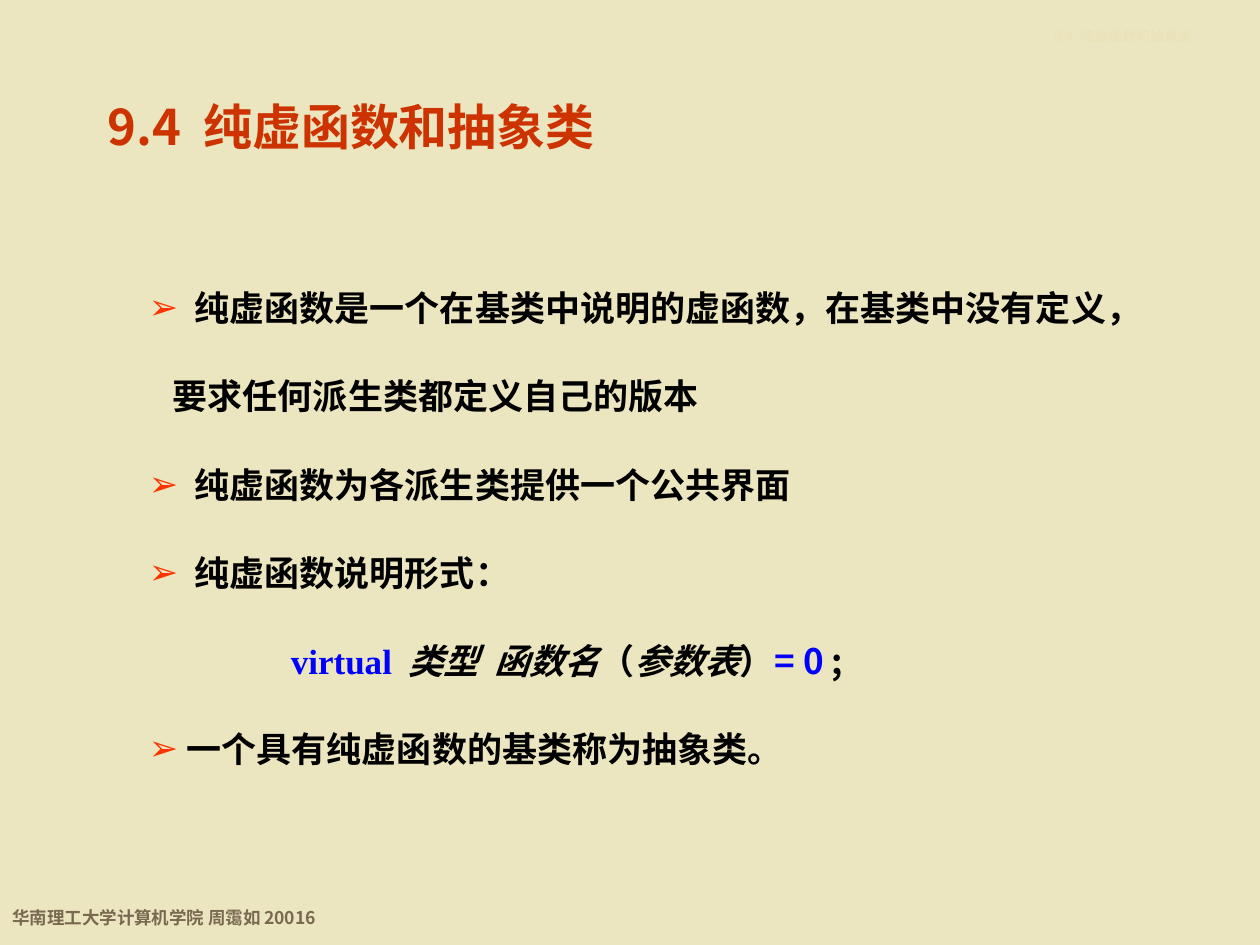
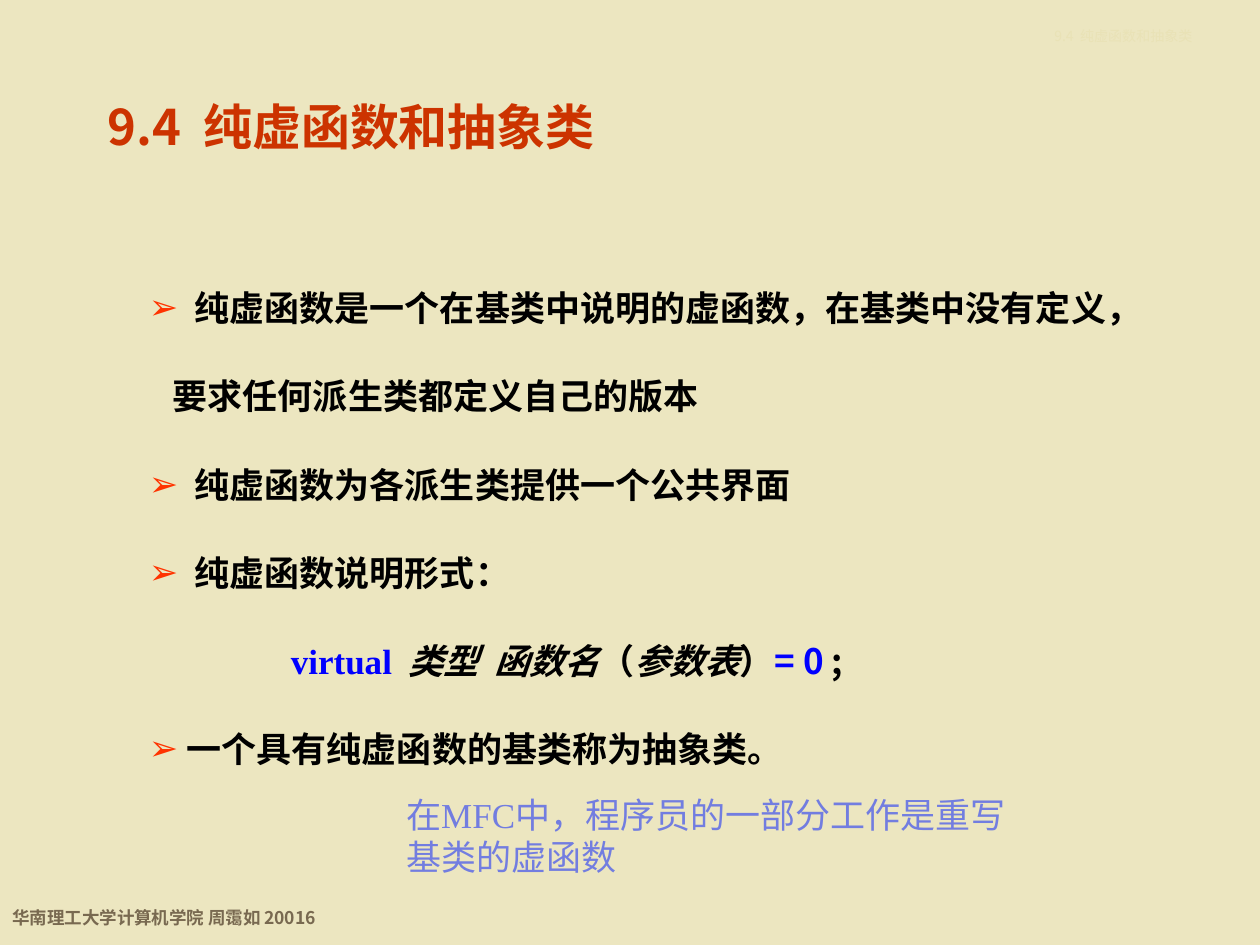
Before and after one commit to wwuhn/wwuhn.github.io, a slide deck: slide 69 of bookspcClassic/C++程序设计基础（第5版）周霭如/9-虚函数与多态性.pptx. Drawn at 1260x945 pixels with LibreOffice and Linux fonts; fonts in the diff are those of the drawing; background and template pictures are left out. Boxes give left, top, right and bottom in pixels: in the first picture for what was removed or moved away, otherwise in the second. Text is boxed around its words. In the diff, an @@ line names an element or a change of style, - is before the commit and + after.

```diff
--- a/bookspcClassic/C++程序设计基础（第5版）周霭如/9-虚函数与多态性.pptx
+++ b/bookspcClassic/C++程序设计基础（第5版）周霭如/9-虚函数与多态性.pptx
@@ text added at <box>406,798,1006,873</box>, 20 pt, text #727DE0 @@
+在MFC中，程序员的一部分工作是重写基类的虚函数
```
Also in this commit, not shown: 4 other slides changed.
